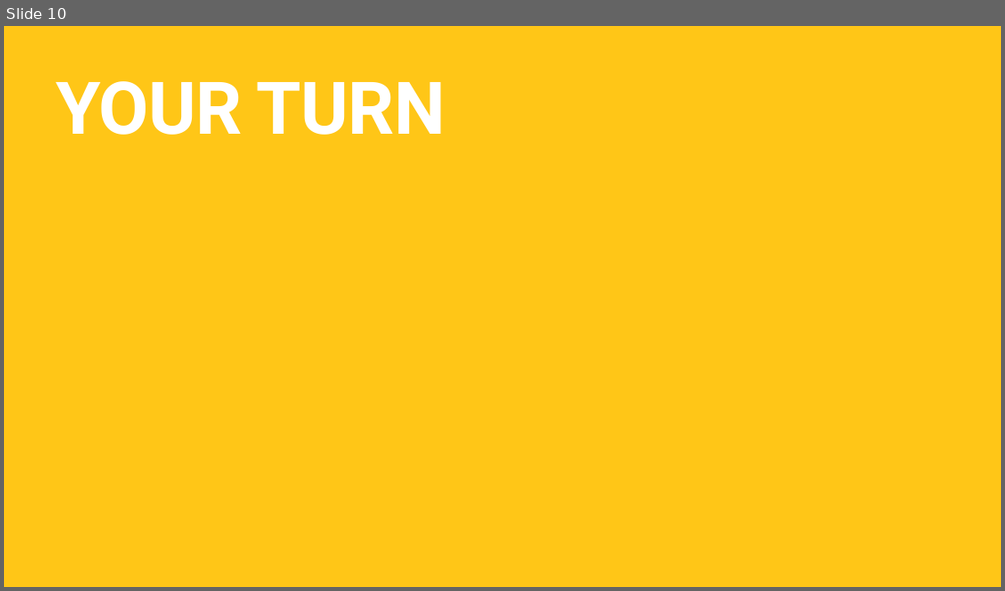
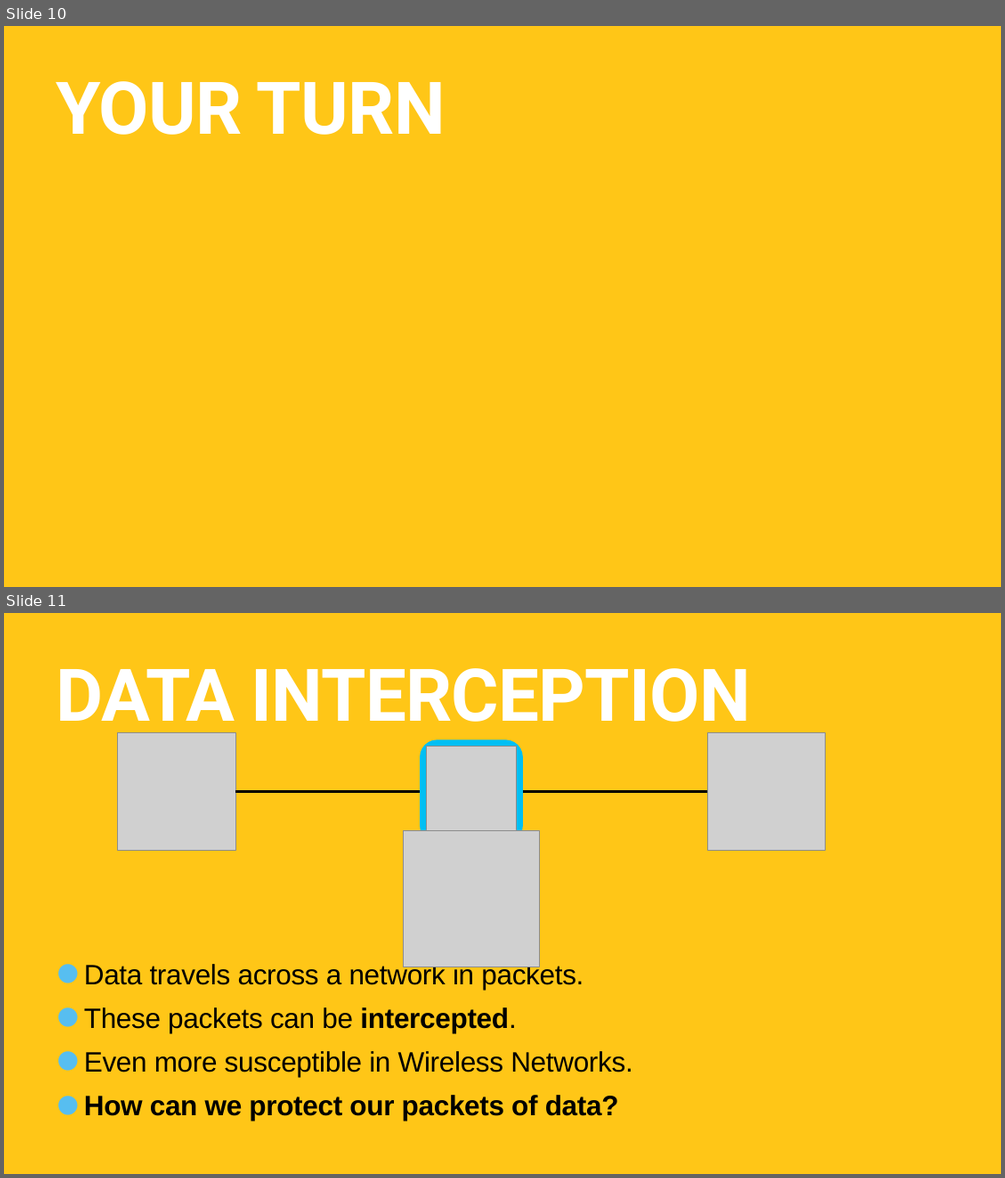
Before and after one commit to TommyWoodley/teaching, a slide deck: Y10/L2/L2.pptx. Shown one above the other, each under a label of ours: slide 10 before the commit, slides 10 and 11 after it. The pictures are 1005x591 and 1005x1178 pixels, drawn with LibreOffice and Linux fonts; fonts in the diff are those of the drawing; grey boxes stand for pictures. Boxes give left, top, right and bottom in pixels: in the first picture for what was removed or moved away, otherwise in the second. Text is boxed around its words. In the diff, an @@ line names an element or a change of style, - is before the commit and + after.

```diff
--- a/Y10/L2/L2.pptx
+++ b/Y10/L2/L2.pptx
@@ slide 11 added at [4,613,1001,1174], background #FFC617 @@
@@ title added at [56,668,751,738], 140 pt, text #FFFFFF, bold @@
+DATA INTERCEPTION
@@ picture added at [118,732,235,850] @@
@@ rounded rectangle added at [420,739,523,843], fill #00BFF3 @@
@@ picture added at [707,732,825,850] @@
@@ picture added at [426,747,516,836] @@
@@ line added from (235, 791) to (707, 791), #000000 4.5 pt @@
@@ picture added at [403,830,539,966] @@
@@ text added at [84,962,632,1120], 54 pt, text #000000 @@
+• Data travels across a network in packets.
+• These packets can be intercepted.
+• Even more susceptible in Wireless Networks.
+• How can we protect our packets of data?
```
Also in this commit, not shown: 1 other slide added.
